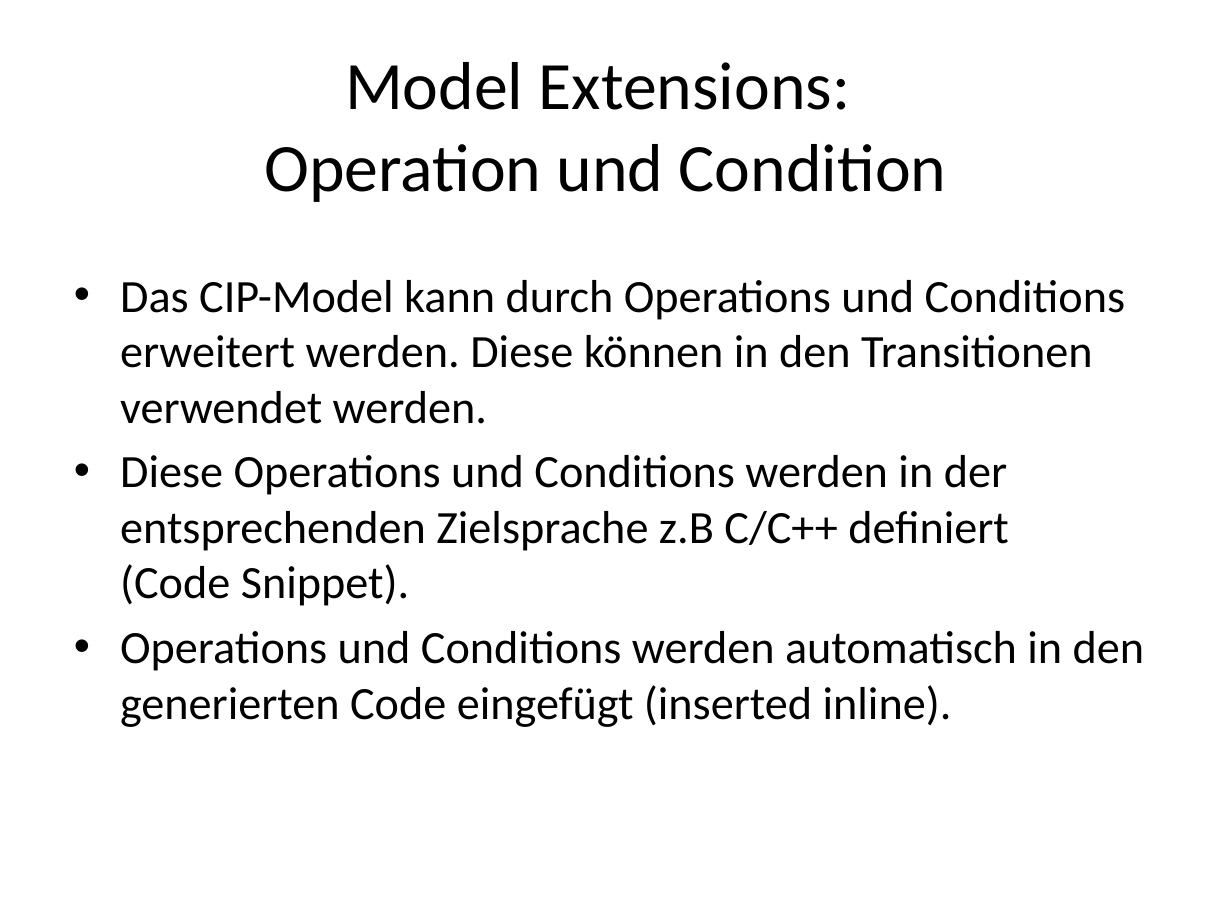
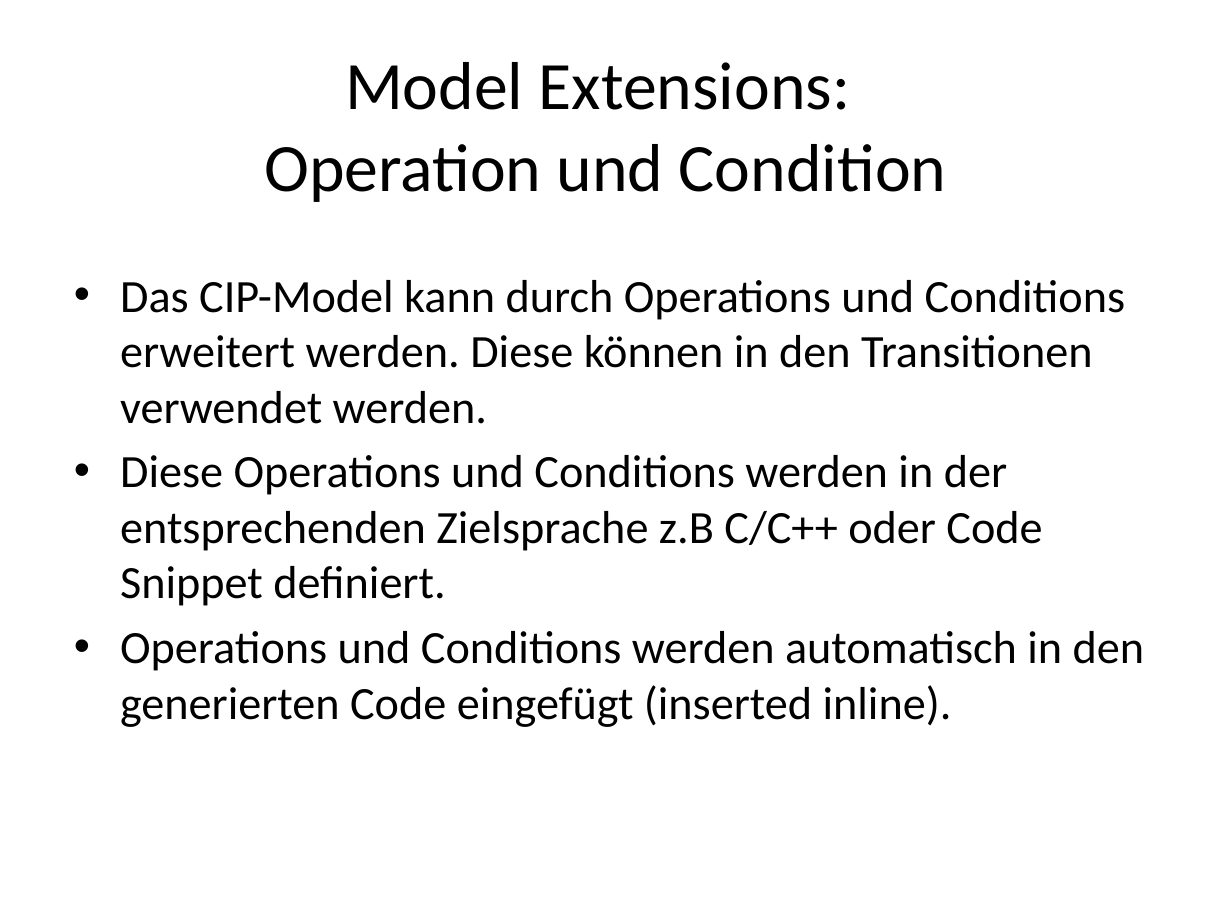
Before and after one commit to actifsource/ch.actifsource.example.cip, a slide deck: slide 39 of ch.actifsource.example.cip.course/docs/Actifsource CIP.pptx (slide 31 before the commit). Drawn at 1232x924 pixels with LibreOffice and Linux fonts; fonts in the diff are those of the drawing. Boxes give left, top, right and bottom in pixels: in the first picture for what was removed or moved away, otherwise in the second. Text is boxed around its words. In the diff, an @@ line names an element or a change of style, - is before the commit and + after.

```diff
--- a/ch.actifsource.example.cip.course/docs/Actifsource CIP.pptx
+++ b/ch.actifsource.example.cip.course/docs/Actifsource CIP.pptx
@@ text at [120,455,1042,606]: text changed @@
-• Diese Operations und Conditions werden in der entsprechenden Zielsprache z.B C/C++ definiert
-  (Code Snippet).
+• Diese Operations und Conditions werden in der entsprechenden Zielsprache z.B C/C++ oder Code Snippet definiert.
```
Also in this commit, not shown: 9 other slides changed, 29 slides added, 4 slides removed, 1 other file.
